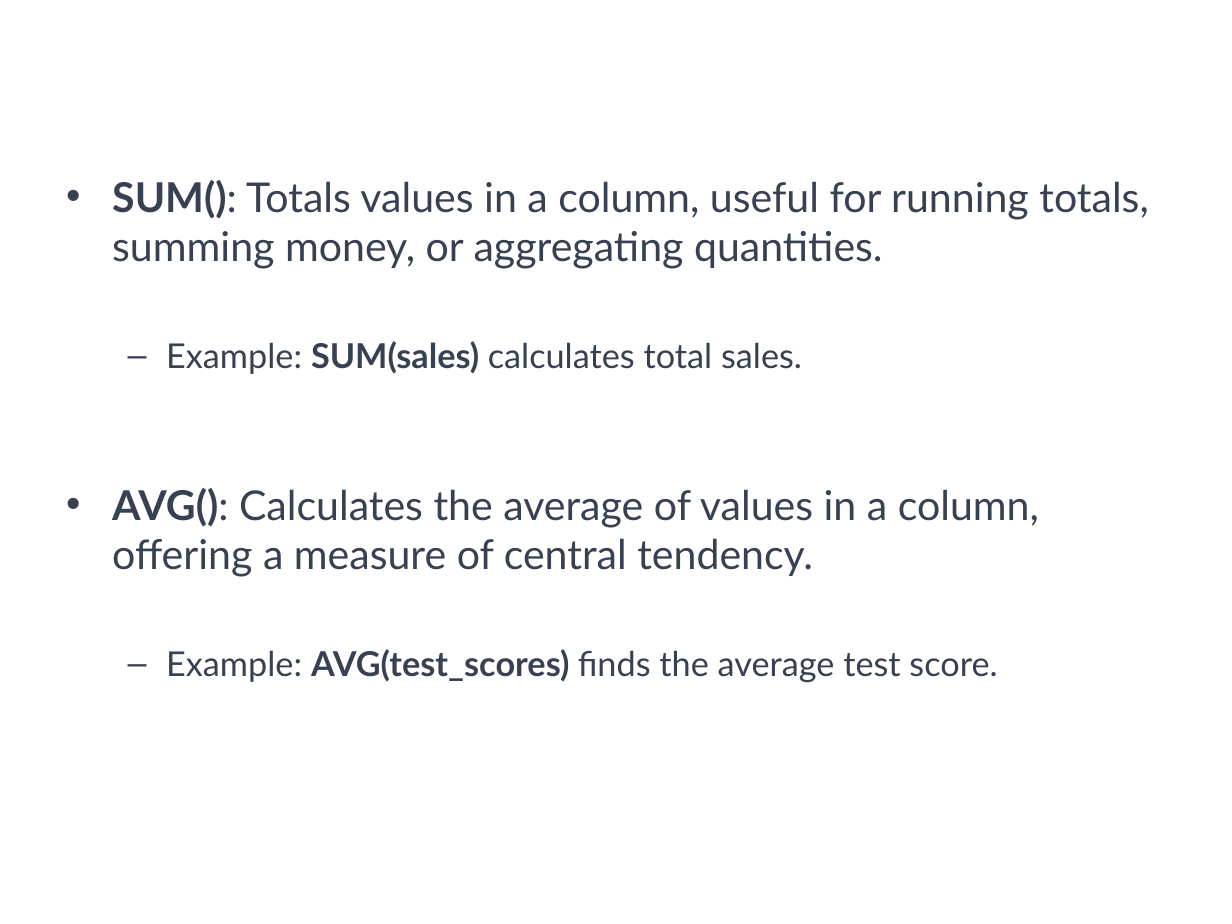
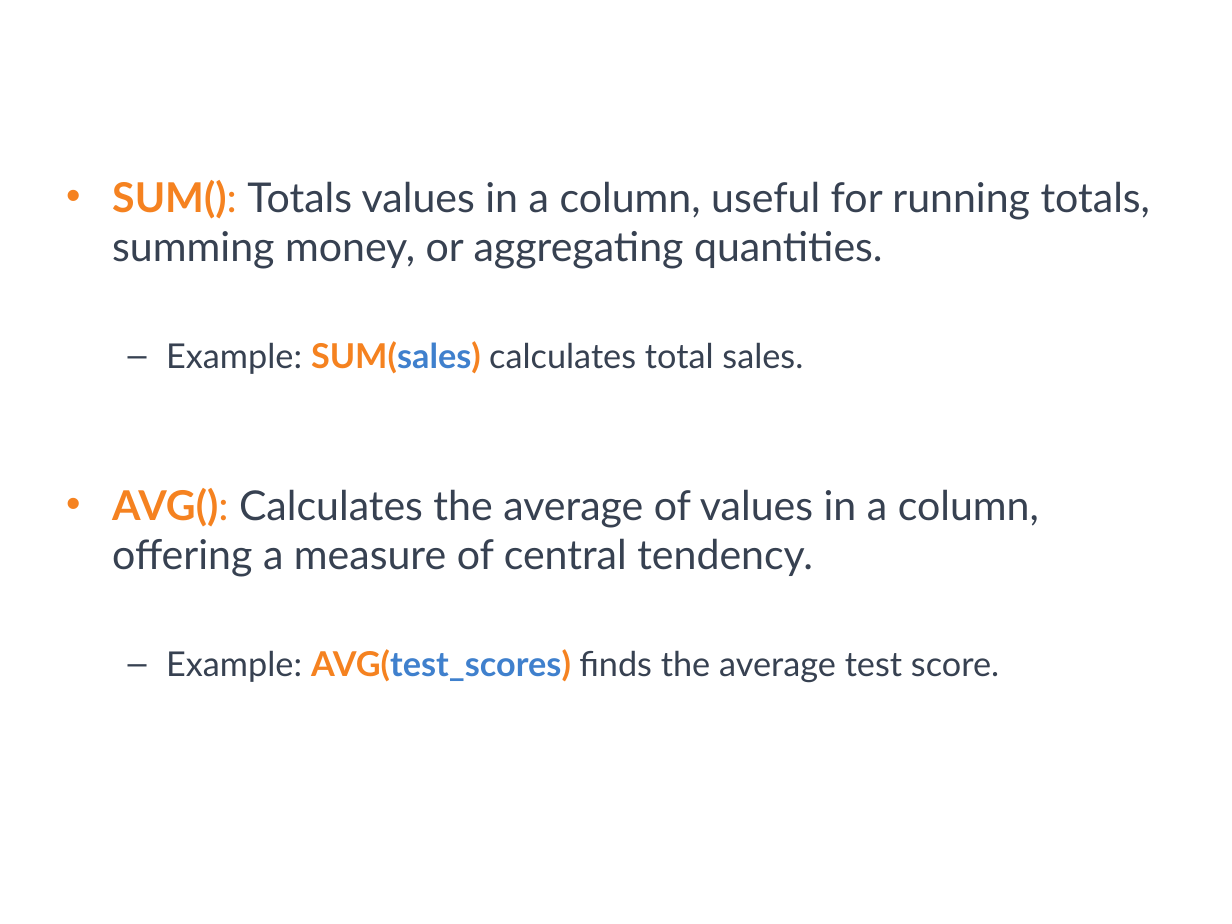
Before and after one commit to a099954/ABC-Program, a slide deck: slide 7 of SQL/Day 3 Aggregates/Aggregates.pptx (slide 5 before the commit). Drawn at 1232x924 pixels with LibreOffice and Linux fonts; fonts in the diff are those of the drawing; background and template pictures are left out. Boxes give left, top, right and bottom in pixels: in the first picture for what was removed or moved away, otherwise in the second. Text is boxed around its words. In the diff, an @@ line names an element or a change of style, - is before the commit and + after.

```diff
--- a/SQL/Day 3 Aggregates/Aggregates.pptx
+++ b/SQL/Day 3 Aggregates/Aggregates.pptx
@@ text "SUM(): Totals values in a ..." at <box>112,180,1150,682</box>: text colour #374151 to #F58220 in "SUM():", "SUM(sales)", "AVG():", "AVG(test_scores)"; text colour #374151 to #3F80CD in "SUM(sales)", "AVG(test_scores)" @@
```
Also in this commit, not shown: 12 other slides changed, 4 slides added, 14 slides removed, 7 other files.
